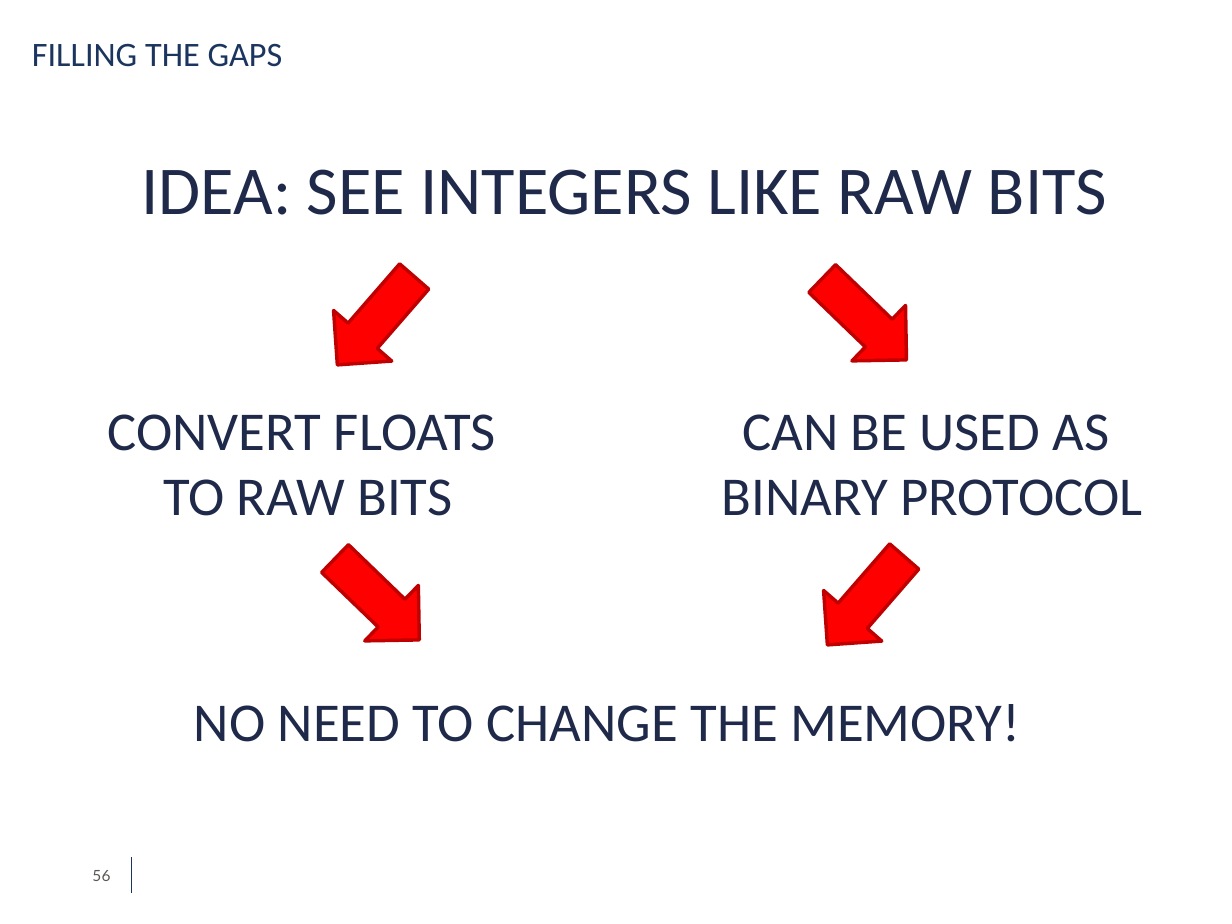
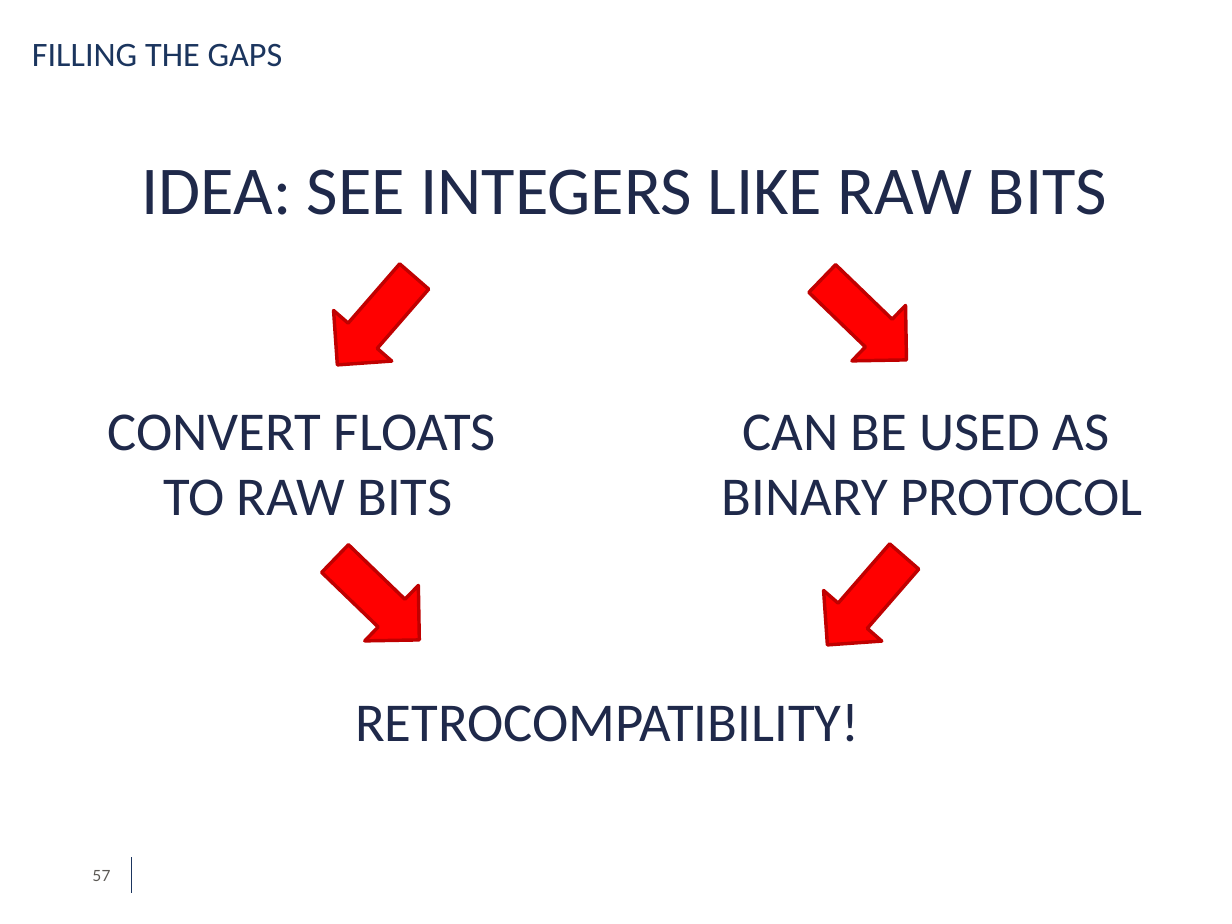
Before and after one commit to simdeistud/bachelors-thesis, a slide deck: slide 57 of SlidesDeiana4_3 -ABRIDGED.pptx (slide 56 before the commit). Drawn at 1232x924 pixels with LibreOffice and Linux fonts; fonts in the diff are those of the drawing; background and template pictures are left out. Boxes give left, top, right and bottom in pixels: in the first picture for what was removed or moved away, otherwise in the second. Text is boxed around its words. In the diff, an @@ line names an element or a change of style, - is before the commit and + after.

```diff
--- a/SlidesDeiana4_3 -ABRIDGED.pptx
+++ b/SlidesDeiana4_3 -ABRIDGED.pptx
@@ text at box(355, 704, 859, 742): text changed @@
-NO NEED TO CHANGE THE MEMORY!
+RETROCOMPATIBILITY!
@@ page number at box(92, 870, 110, 881): text changed @@
-56
+57
```
Also in this commit, not shown: 9 other slides changed, 1 slide added, 1 other file.
